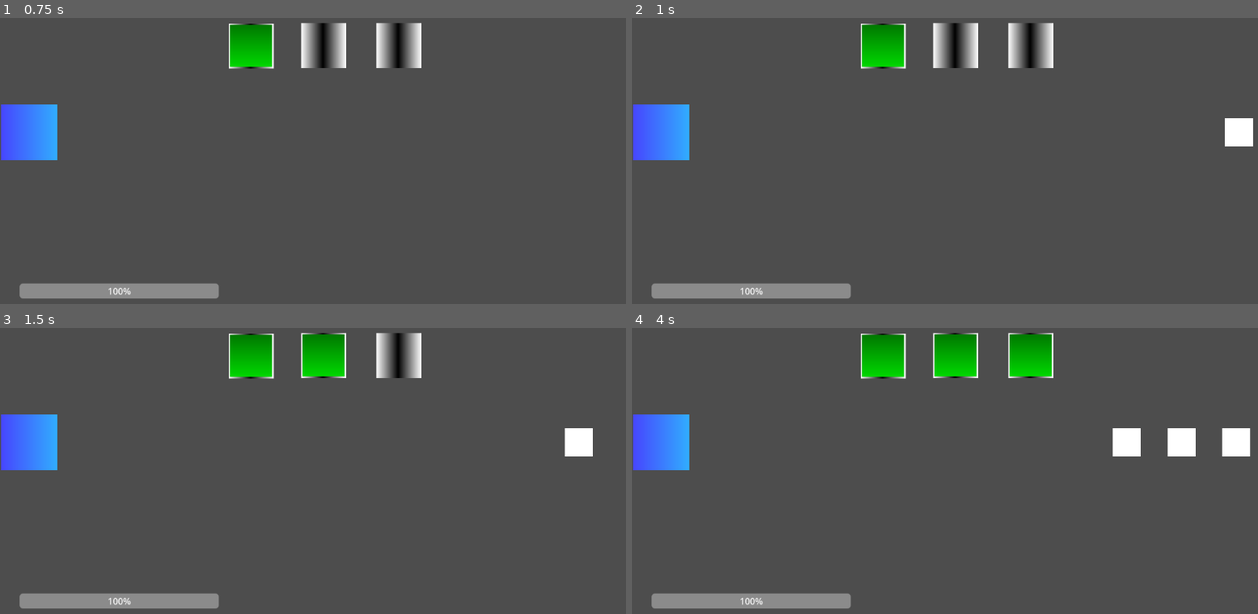
Above: before the commit, frames 1-4 (two rows, left to right).
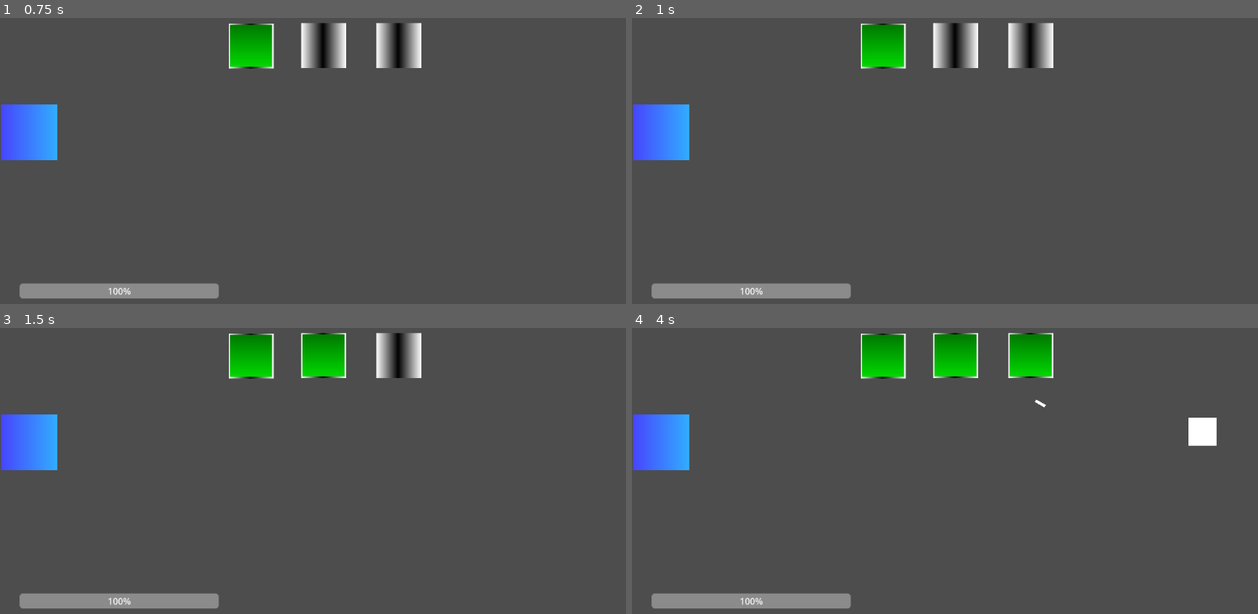
Above: after the commit, the same moments.

Repository: ArrowTheFighter/JamSnapNatureTutorial
Game: Godot game, scene res://Scenes/main.tscn
The game is run twice, just before and just after one commit, with the same random seed, the same clock (stepped at 60 frames per second) and the same inputs.
Inputs (mouse positions are in pixels of both pictures, inside the frame that each line leads up to):
- Up to frame 1 (0.75 s): tap Enter at 0.5 s; move the mouse to (250, 46) at 0.52 s; click (250, 46) at 0.6 s
- Up to frame 2 (1 s): no input
- Up to frame 3 (1.5 s): move the mouse to (325, 356) at 1.27 s; click (325, 356) at 1.35 s
- Up to frame 4 (4 s): move the mouse to (1032, 356) at 2.02 s; click (1032, 356) at 2.1 s; move the mouse to (919, 513) at 2.77 s; click (919, 513) at 2.85 s; move the mouse to (1151, 496) at 3.52 s; click (1151, 496) at 3.6 s

Frame 1 is identical in both runs. In frame 2, 0.4% of the frame differs, in the area x 94-100%, y 35-45%; in frame 3, 0.4%; in frame 4, 1.7%, in the area x 64-99%, y 25-45%.
Error before the commit: Parse Error: Could not find type "Spawner" in the current scope. (res://Scripts/wave_manager.gd:6)

Commit message:
Added random height to spawner

Diff:
--- a/Scripts/enemy_spawner.gd
+++ b/Scripts/enemy_spawner.gd
@@ -1,24 +1,12 @@
+class_name Spawner
 extends Node2D
 
 @onready var timer: Timer = $Timer
 
 @export var enemy_scene: Resource
-# Called when the node enters the scene tree for the first time.
-func _ready() -> void:
-	pass # Replace with function body.
-
-
-# Called every frame. 'delta' is the elapsed time since the previous frame.
-func _process(delta: float) -> void:
-	pass
-
-
-func _on_timer_timeout() -> void:
-	spawn_enemy()
-	pass # Replace with function body.
 
 func spawn_enemy():
 	var instance = enemy_scene.instantiate()
 	get_parent().add_child(instance)
-	instance.global_position = global_position
+	instance.global_position = global_position + Vector2.UP * (randf_range(-1,1) * 30)
 	timer.wait_time = timer.wait_time * 0.98
